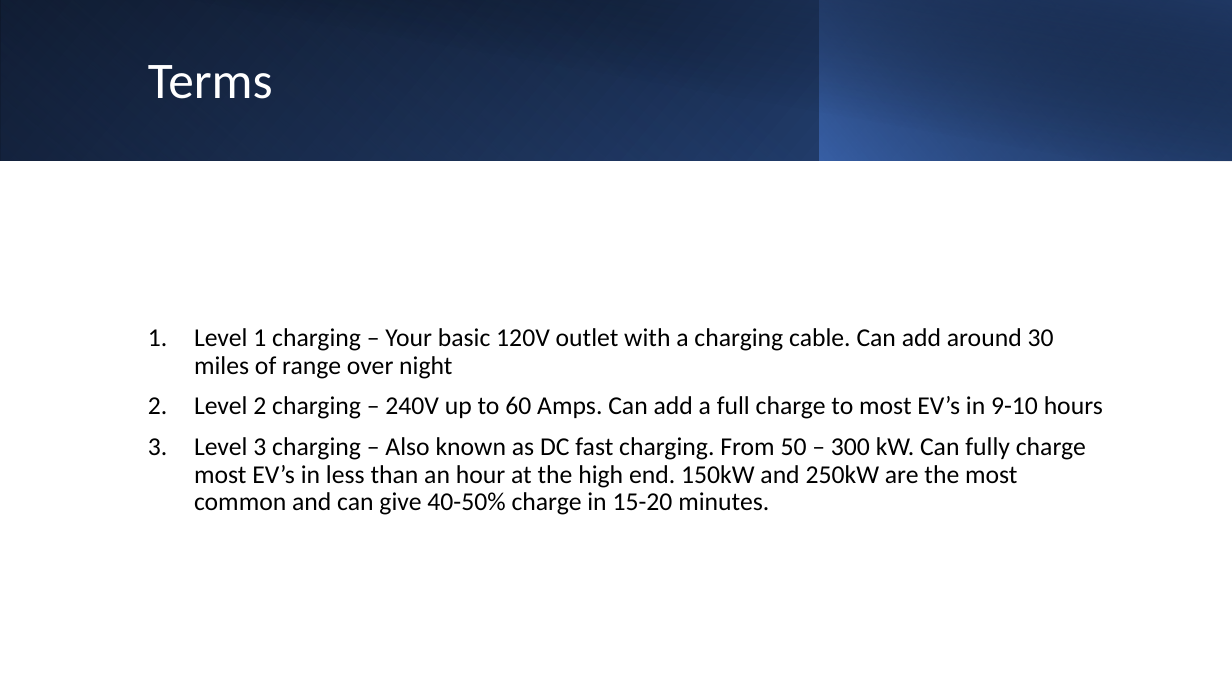
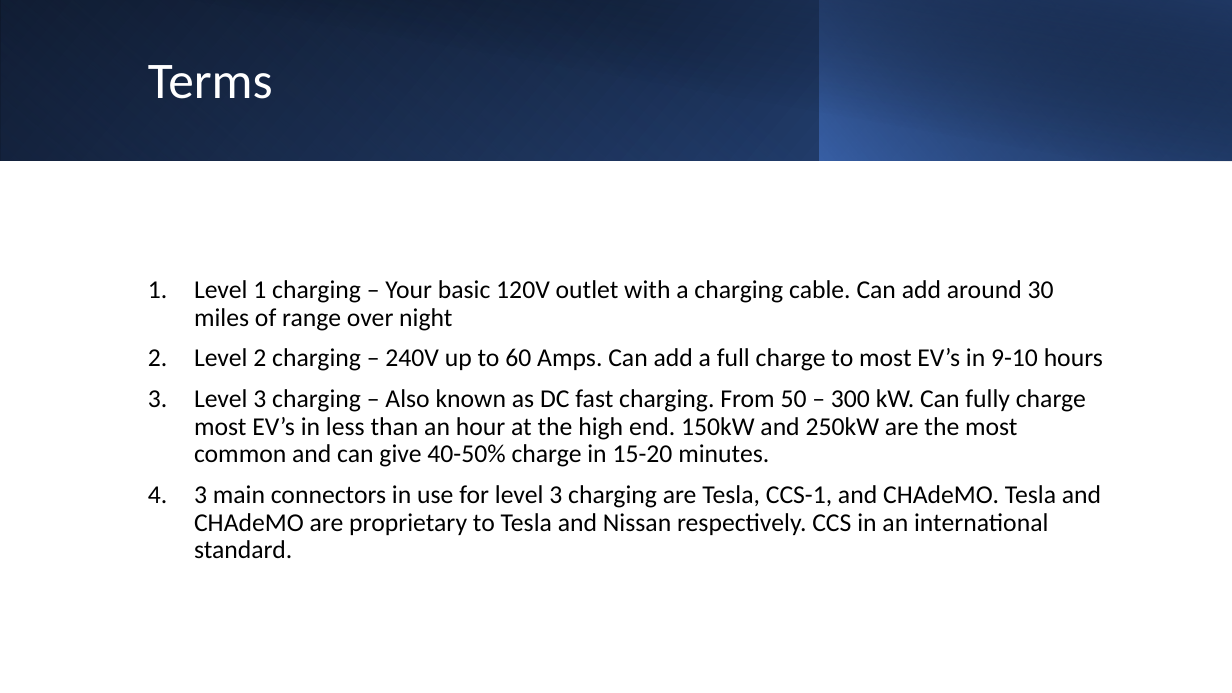
Before and after one commit to hollandgriffis/TN-EV-Charging, a slide deck: slide 4 of slides/Tn_EV_Charging.pptx. Drawn at 1232x693 pixels with LibreOffice and Linux fonts; fonts in the diff are those of the drawing. Boxes give left, top, right and bottom in pixels: in the first picture for what was removed or moved away, otherwise in the second. Text is boxed around its words. In the diff, an @@ line names an element or a change of style, - is before the commit and + after.

```diff
--- a/slides/Tn_EV_Charging.pptx
+++ b/slides/Tn_EV_Charging.pptx
@@ text at bbox=[194, 485, 1101, 559]: paragraph added @@
+4. 3 main connectors in use for level 3 charging are Tesla, CCS-1, and CHAdeMO. Tesla and CHAdeMO are proprietary to Tesla and Nissan respectively. CCS in an international standard.
```
Also in this commit, not shown: 1 other slide changed, 1 other file.
